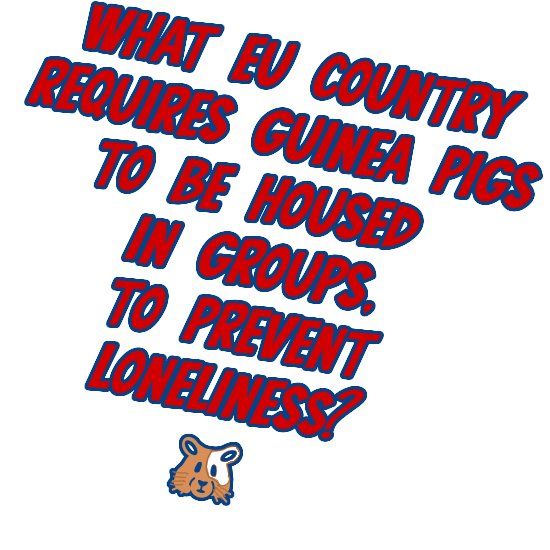
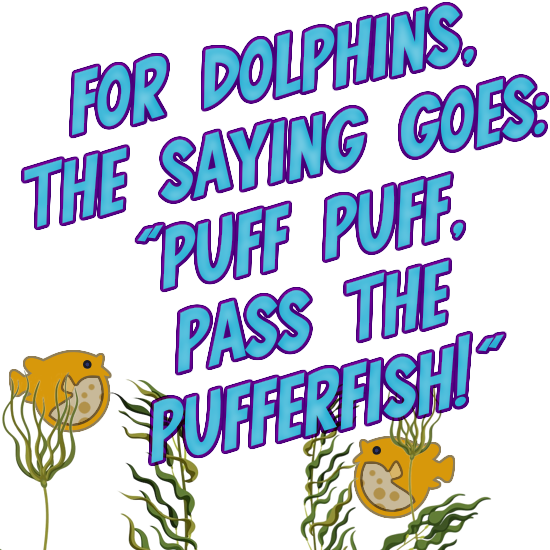
Layered file, before and after one edit (550 x 550). Changes by layer:
removed layer "root Merged" over [0, 1, 549, 550]
added layer "Copy of Paint Layer 5 (pasted)" above "Paint Layer 5 (pasted)" over [252, 318, 507, 550]
added layer "Paint Layer 5 (pasted)" above "Copy of Vector Layer 1 Merged" over [0, 317, 232, 550]
added layer "Copy of Vector Layer 1 Merged" (1st of 2) above "Copy of Vector Layer 1 Merged" over [9, 305, 137, 433]
added layer "Copy of Vector Layer 1 Merged" (2nd of 2) above "Copy of Paint Layer 5" over [299, 416, 491, 544]
added layer "Copy of Paint Layer 5" above "Paint Layer 5" over [299, 416, 427, 544]
added layer "Paint Layer 5" above "Vector Layer 1" over [2, 305, 137, 433]
